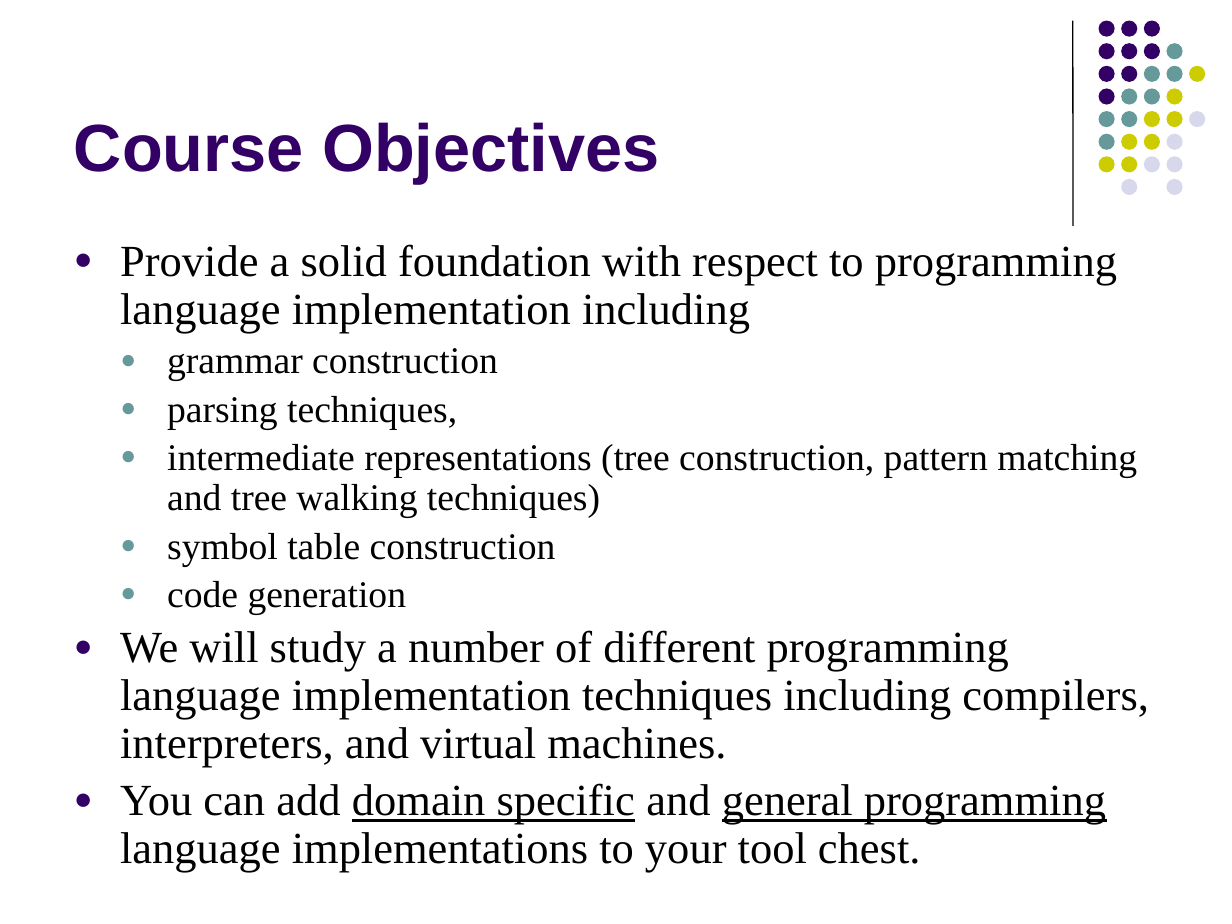
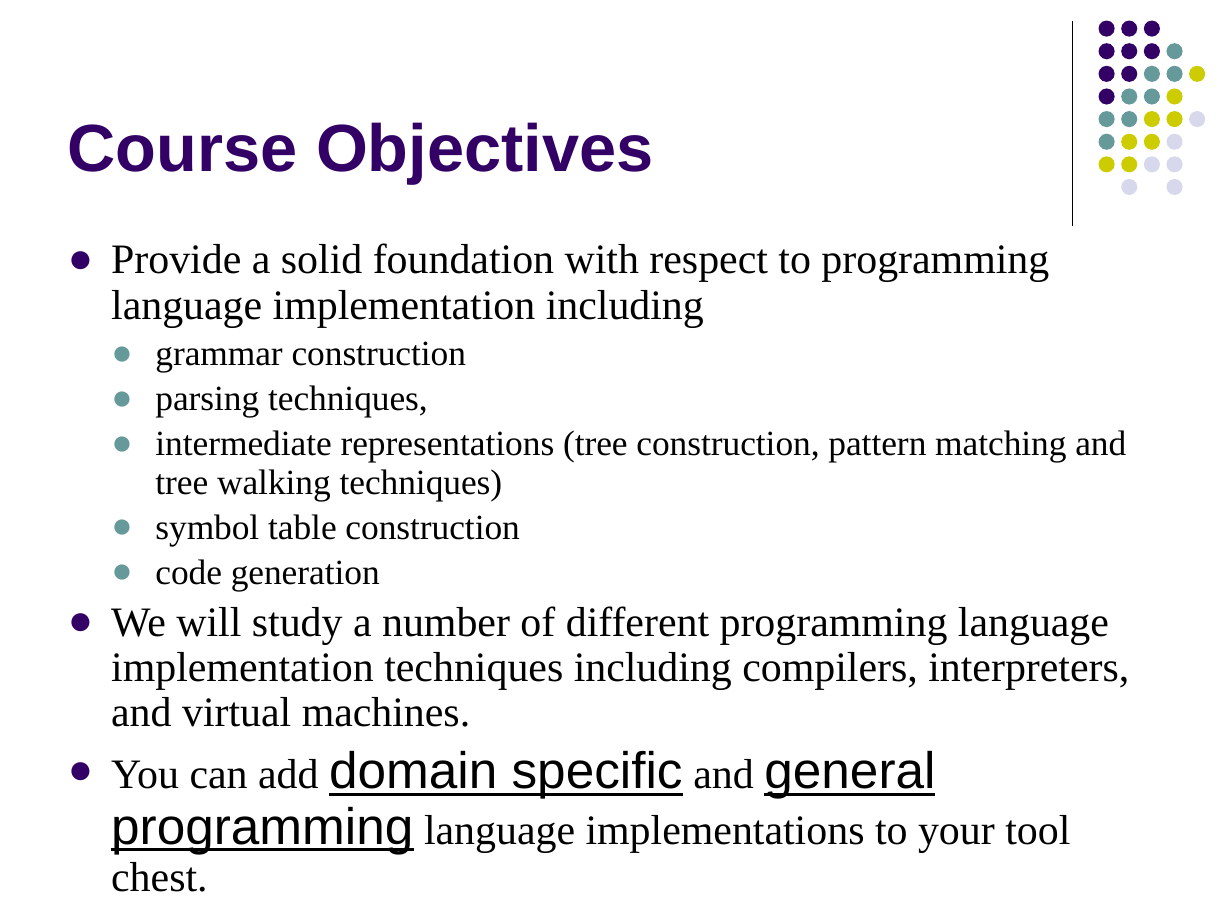
Before and after one commit to lutzhamel/CSC402, a slide deck: slide 2 of notes/csc402-ln001.pptx. Drawn at 1232x924 pixels with LibreOffice and Linux fonts; fonts in the diff are those of the drawing. Boxes give left, top, right and bottom in pixels: in the first picture for what was removed or moved away, otherwise in the second. Text is boxed around its words. In the diff, an @@ line names an element or a change of style, - is before the commit and + after.

```diff
--- a/notes/csc402-ln001.pptx
+++ b/notes/csc402-ln001.pptx
@@ title "Course Objectives": place and size @@
-title "Course Objectives" at [74, 122, 659, 183]
+title "Course Objectives" at [68, 122, 653, 183]
@@ text "Provide a solid foundation with ..." at [111, 243, 1129, 854]: size 26 to 24.4 pt in "Provide a solid foundation with respect to ...", "We will study a number of different ...", "You can add and language implementations to ..."; size 22 to 20.7 pt in "grammar construction", "parsing techniques,", "intermediate representations (tree construction, pattern mat ...", "symbol table construction" and 1 more places; size 26 to 30 pt, font Times New Roman to Arial in "domain specific general programming"; indent changed; less space between paragraphs @@
```
Also in this commit, not shown: 24 other slides changed, 1 slide removed, 3 other files.
